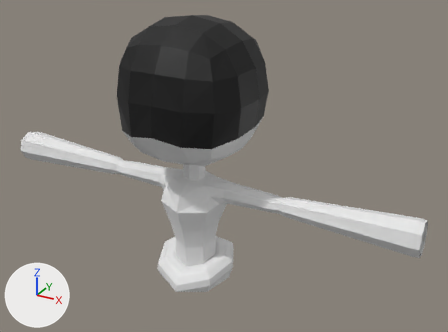
Renders of the Blender file 06.06.2025_Nurse_Drones.blend from each side of a commit.
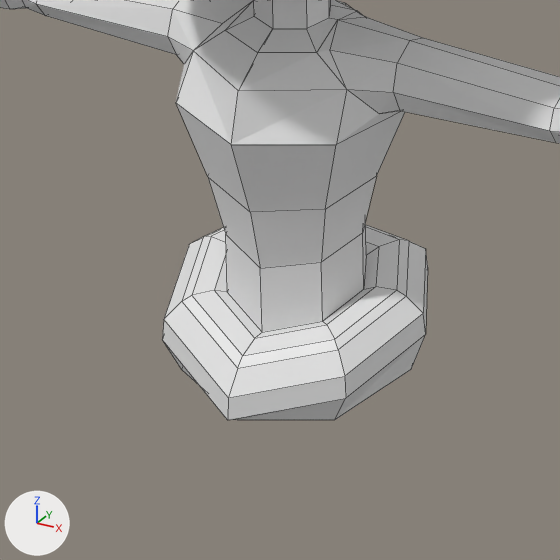
Old and new are each drawn whole from a 50 mm lens placed at (3.18, -5.13, 1.8), pointed at (0.26, 0.17, -0.85) and again close up on the part from 25% to 61% of the width and 52% to 100% of the height. The lights are fixed; the arrows at lower left show +X, +Y and +Z. The close-ups show mesh edges as thin lines.

Names of what the first close-up shows: 'Body'.
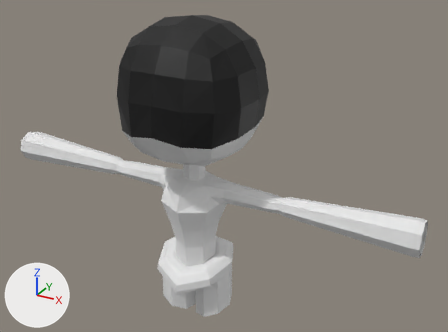
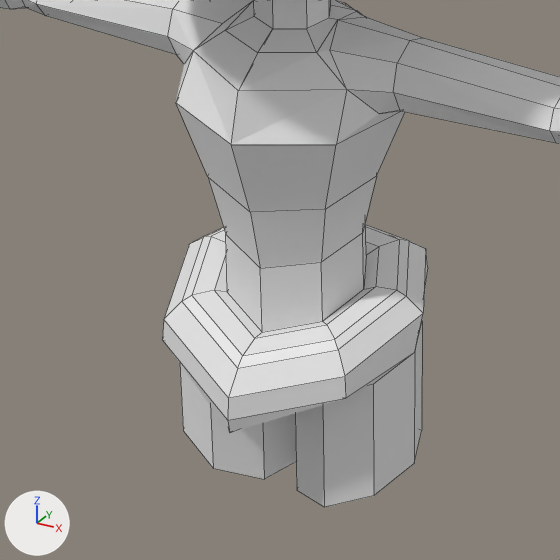
Edits to the bpy script that builds the scene:
```text
Change me_body_mesh:
    used by ob_body; location = (0.0, 0.0, 0.0)
    remove me_body_mesh.from_pydata(...)  # 179 vertices, 157 faces, 1 loose edge; spans x 0.0..2.41, y -0.75..0.72, z -2.2..0.73
    add me_body_mesh.from_pydata(...)  # 196 vertices, 171 faces, 1 loose edge; spans x 0.0..2.41, y -0.75..0.72, z -2.61..0.73
    me_body_mesh part 1
    6 vertices are removed from x 0.0..0.45, y -0.38..0.42, z -2.2..-1.98
    6 faces are deleted
    17 vertices are added at x 0.0..0.43, y -0.42..0.44, z -2.61..-2.03
    6 new vertices lie (0.0, 0.0, 0.43) away from vertices in x 0.0..0.37, y -0.21..0.23, z -2.61..-2.45
    20 new faces join them, mat_wilet (white #e7e7e7)
```

What differs and where, as boxes [x1, y1, x2, y2] in the close-ups (560 x 560 px):
'Body', reshaped
    before: [0, 0, 560, 420]
    after: [0, 0, 560, 507]
part 1 of me_body_mesh, built on
    before: [164, 251, 428, 420]
    after: [165, 251, 428, 507]
